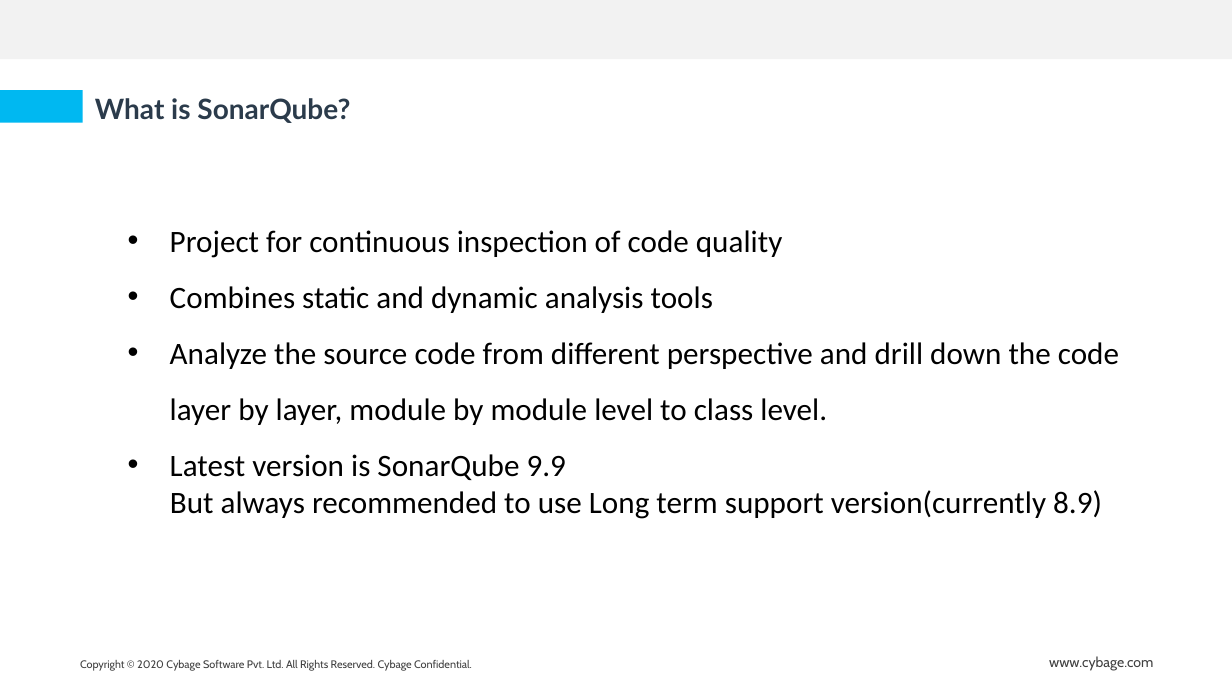
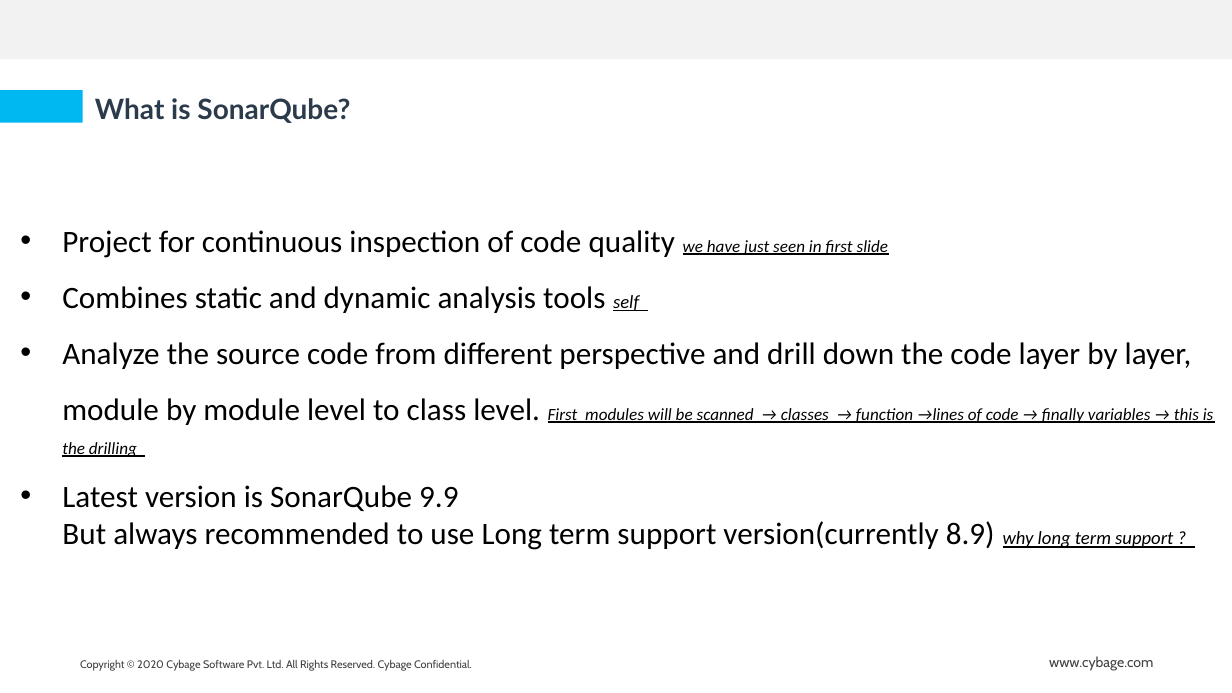
Before and after one commit to abcruturaj/Snyk_Docx, a slide deck: slide 5 of SonarQube.pptx. Drawn at 1232x693 pixels with LibreOffice and Linux fonts; fonts in the diff are those of the drawing; background and template pictures are left out. Boxes give left, top, right and bottom in pixels: in the first picture for what was removed or moved away, otherwise in the second. Text is boxed around its words. In the diff, an @@ line names an element or a change of style, - is before the commit and + after.

```diff
--- a/SonarQube.pptx
+++ b/SonarQube.pptx
@@ text "Project for continuous inspection of ...": place and size @@
-text "Project for continuous inspection of ..." at <box>170,230,1119,519</box>
+text "Project for continuous inspection of ..." at <box>62,230,1214,550</box>
@@ text at <box>62,230,1214,457</box>: text changed @@
-• Project for continuous inspection of code quality
-• Combines static and dynamic analysis tools
-• Analyze the source code from different perspective and drill down the code layer by layer, module by module level to class level.
+• Project for continuous inspection of code quality we have just seen in first slide
+• Combines static and dynamic analysis tools self
+• Analyze the source code from different perspective and drill down the code layer by layer, module by module level to class level. First modules will be scanned → classes → function →lines of code → finally variables → this is the drilling
@@ text at <box>62,521,1173,550</box>: text changed @@
-But always recommended to use Long term support version(currently 8.9)
+But always recommended to use Long term support version(currently 8.9) why long term support ?
```
Also in this commit, not shown: 4 other slides changed, 2 slides added, 1 slide removed, 2 other files.
